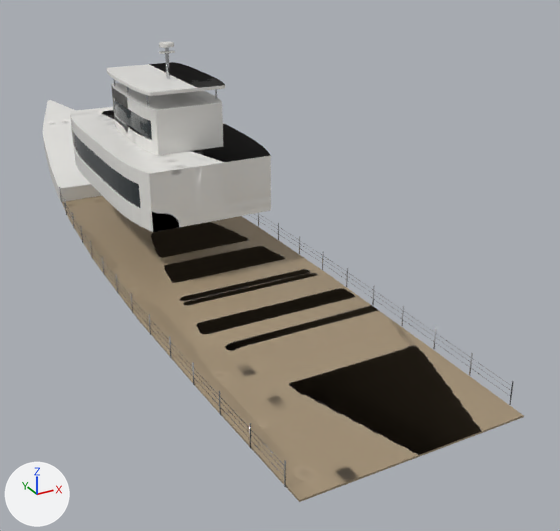
The glTF model public/modelli/sovrastruttura.glb: old version first, new version second.
Rendered twice from a 50 mm lens placed at (-11.6, -33.2, 15.3), pointed at (4.0, -4.9, 1.2). Arrows for +X, +Y and +Z are at lower left; the lights stay in place. The older version comes first. Where no turn or scale is listed for an object, it has been applied to the vertices.
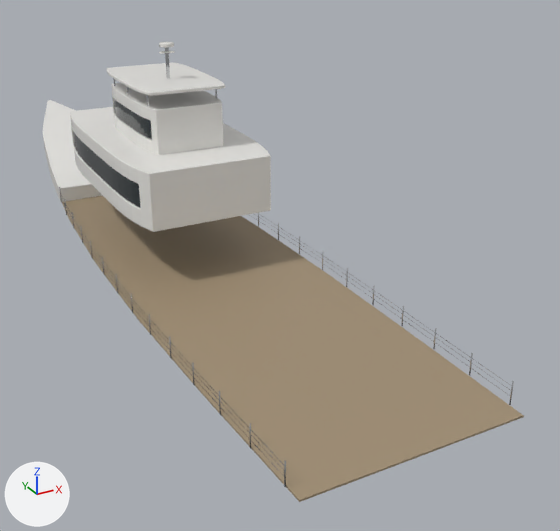
The change, as a diff of the scene's bpy script:
```diff
--- a/public/modelli/sovrastruttura.glb.py
+++ b/public/modelli/sovrastruttura.glb.py
@@ mat_sovra_teak @@
 mat_sovra_teak = bpy.data.materials.new('sovra_teak')
-# nodes: BsdfPrincipled, Mapping, NormalMap, OutputMaterial, TexImage, UVMap
+# nodes: BsdfPrincipled, OutputMaterial
 # colours: beige #a28f74
-# uses the picture img_sovra_bassa_normale
@@ mat_sovra_guscio @@
 mat_sovra_guscio = bpy.data.materials.new('sovra_guscio')
-# nodes: BsdfPrincipled, Mapping, NormalMap, OutputMaterial, TexImage, UVMap
+# nodes: BsdfPrincipled, OutputMaterial
 # colours: white #edebe7
-# uses the picture img_sovra_bassa_normale
```

Pixel boxes [x1, y1, x2, y2] of what changed, in the pictures (560 x 531 px):
'Mesh_0', surface changed: [61, 119, 514, 485] in both
'Mesh_1', surface changed (grey to white): [77, 42, 271, 232] in both
